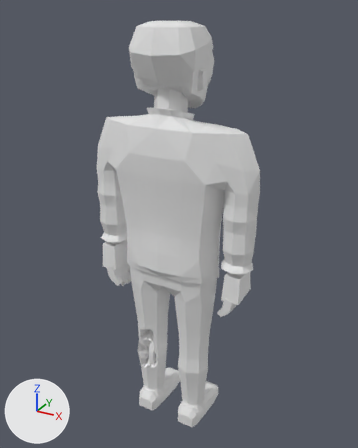
An edit to the glTF model assets/models/zombie_office_m_b8.glb, drawn before and after from the same camera.
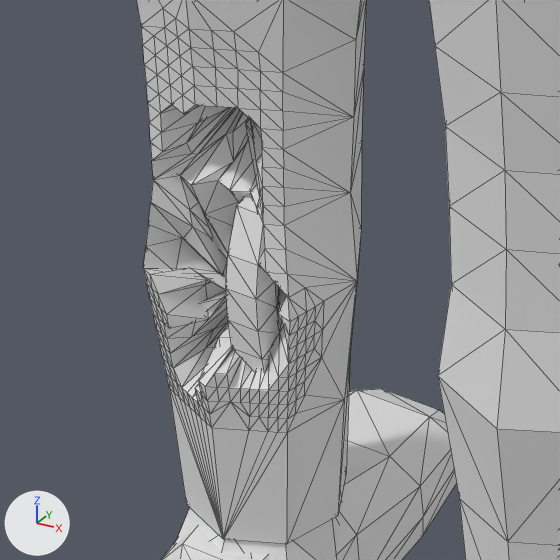
Each version is shown whole from a 50 mm camera at (1.033, -1.817, 1.99) aimed at (-0.004, 0.067, 1.048), then close up on the part from 33% to 54% of the width and 70% to 87% of the height. Every picture has the same lights, and +X, +Y and +Z are marked at lower left. The first two pictures are the older version. The close-ups show mesh edges as thin lines. Vertices at exactly the same position are counted once.

The first close-up shows 'zombie_office_m_b8'.
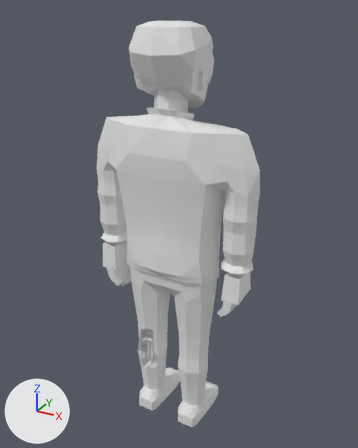
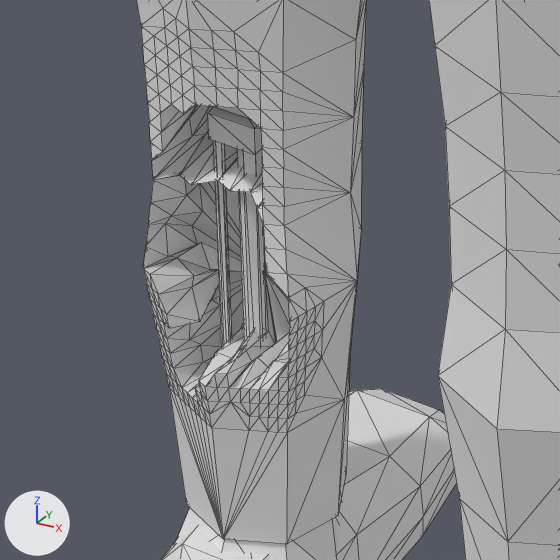
Where the change shows, as pixel boxes (x1, y1, x2, y2) in the close-ups (560 x 560 px; the box of a moved part takes in the faces that stretch with it):
part 1 of me_zombie_office_m_b8, added: after (208, 107, 262, 155)
part 2 of me_zombie_office_m_b8, added (mostly hidden): after (214, 106, 250, 119)
part 3 of me_zombie_office_m_b8, moved or reshaped: before (143, 108, 290, 403); after (143, 132, 290, 403)

Patch to the scene script:
```diff
--- a/assets/models/zombie_office_m_b8.glb.py
+++ b/assets/models/zombie_office_m_b8.glb.py
@@ me_zombie_office_m_b8 @@
 # used by ob_zombie_office_m_b8; location = (0.0, 0.0, 0.0)
-me_zombie_office_m_b8.from_pydata(...)  # 1767 vertices, 3394 faces; spans x -0.41..0.41, y -0.16..0.22, z 0.0..1.94
+me_zombie_office_m_b8.from_pydata(...)  # 1783 vertices, 3410 faces; spans x -0.41..0.41, y -0.16..0.22, z 0.0..1.94
+# me_zombie_office_m_b8 part 1: a new loose piece, a box spanning x -0.138..-0.1, y -0.036..-0.005, z 0.441..0.463
+# me_zombie_office_m_b8 part 2: a new loose piece, a box spanning x -0.149..-0.075, y -0.03..0.026, z 0.465..0.505
+# me_zombie_office_m_b8 part 3
+# 35 vertices are removed from x -0.14..-0.09, y -0.06..0.05, z 0.25..0.46
+# 128 faces are deleted
+# 3 vertices in x -0.13..-0.11, y -0.05..-0.04, z 0.26..0.28 move by (0.0, 0.0, -0.01)
+# 3 vertices in x -0.15..-0.14, y -0.04..0.0, z 0.29..0.45 move by (-0.01, 0.01, 0.0)
+# 3 vertices in x -0.15..-0.14, y -0.05..-0.03, z 0.37..0.48 move by (-0.01, 0.02, 0.02)
+# 3 vertices in x -0.13..-0.11, y -0.04..-0.03, z 0.48..0.51 move by (0.0, 0.01, 0.01)
+# 115 vertices move from x -0.17..-0.08, y -0.05..0.05, z 0.23..0.49 to x -0.18..-0.06, y -0.04..0.06, z 0.1..0.53
+# 35 vertices are added at x -0.16..-0.07, y -0.04..0.05, z 0.1..0.5
+# 120 new faces join them
```
